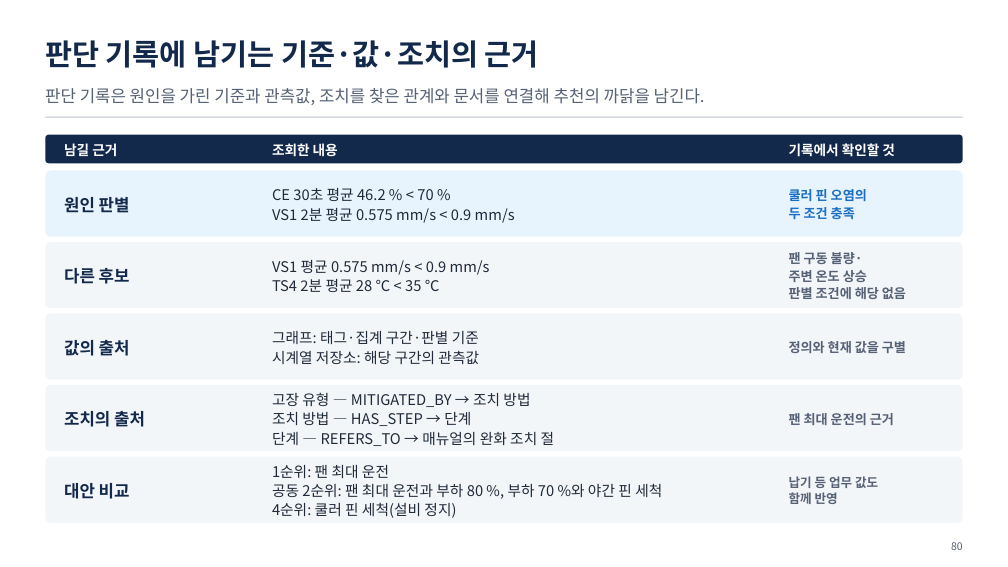
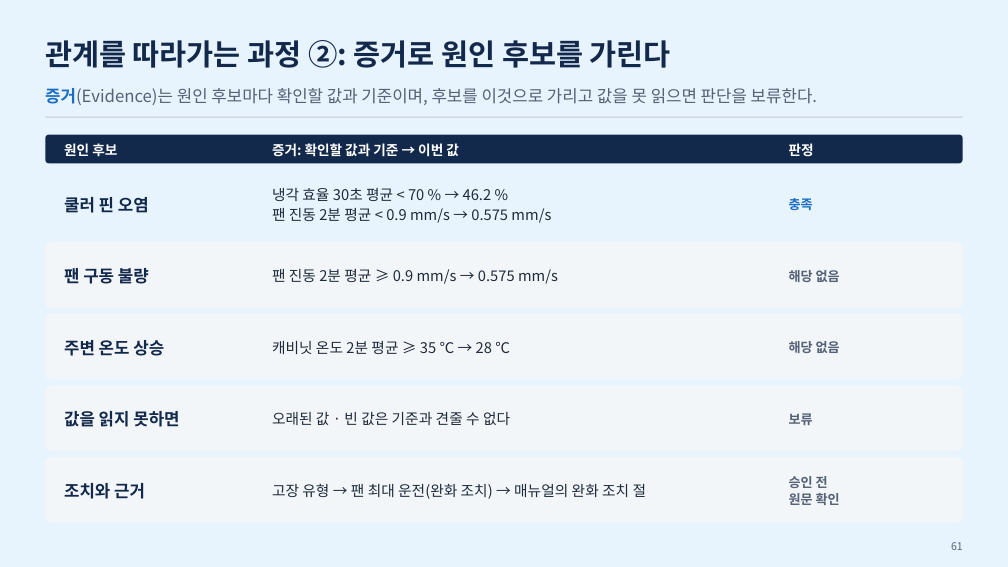
Before and after one commit to uengine-oss/hyd-iot-edu, a slide deck: slide 61 of workspace/강의제작/산출물/실전반/이론/01회차/실전반_01일차.pptx (slide 80 before the commit). Drawn at 1008x567 pixels with LibreOffice and Linux fonts; fonts in the diff are those of the drawing. Boxes give left, top, right and bottom in pixels: in the first picture for what was removed or moved away, otherwise in the second. Text is boxed around its words. In the diff, an @@ line names an element or a change of style, - is before the commit and + after.

Commit message:
실전반 1회차를 통합반 확정판과 같게: 조립.py 덱 원고 74장 · PPTX(표지 과정 이름만) · 대본 세 편(머리만) · 구성

```diff
--- a/workspace/강의제작/산출물/실전반/이론/01회차/실전반_01일차.pptx
+++ b/workspace/강의제작/산출물/실전반/이론/01회차/실전반_01일차.pptx
@@ background #FFFFFF to #E7F3FD @@
@@ text at <box>45,40,671,68</box>: text changed @@
-판단 기록에 남기는 기준·값·조치의 근거
+관계를 따라가는 과정 ②: 증거로 원인 후보를 가린다
@@ text at <box>45,88,817,105</box>: text changed @@
-판단 기록은 원인을 가린 기준과 관측값, 조치를 찾은 관계와 문서를 연결해 추천의 까닭을 남긴다.
+증거(Evidence)는 원인 후보마다 확인할 값과 기준이며, 후보를 이것으로 가리고 값을 못 읽으면 판단을 보류한다.
@@ text at <box>64,143,117,157</box>: text changed @@
-남길 근거
+원인 후보
@@ text at <box>272,143,459,157</box>: text changed @@
-조회한 내용
+증거: 확인할 값과 기준 → 이번 값
@@ text at <box>789,143,814,157</box>: text changed @@
-기록에서 확인할 것
+판정
@@ text at <box>64,197,149,213</box>: text changed @@
-원인 판별
+쿨러 핀 오염
@@ text at <box>272,188,551,223</box>: text changed @@
-CE 30초 평균 46.2 % < 70 %
-VS1 2분 평균 0.575 mm/s < 0.9 mm/s
+냉각 효율 30초 평균 < 70 % → 46.2 %
+팬 진동 2분 평균 < 0.9 mm/s → 0.575 mm/s
@@ text at <box>789,198,813,210</box>: text changed @@
-쿨러 핀 오염의
-두 조건 충족
+충족
@@ text at <box>64,265,149,287</box>: text changed @@
-다른 후보
+팬 구동 불량
@@ text at <box>272,269,558,284</box>: text changed @@
-VS1 평균 0.575 mm/s < 0.9 mm/s
-TS4 2분 평균 28 ℃ < 35 ℃
+팬 진동 2분 평균 ≥ 0.9 mm/s → 0.575 mm/s
@@ text at <box>789,270,840,282</box>: text changed @@
-팬 구동 불량·
-주변 온도 상승
-판별 조건에 해당 없음
+해당 없음
@@ text at <box>64,340,164,356</box>: text changed @@
-값의 출처
+주변 온도 상승
@@ text at <box>272,341,510,354</box>: text changed @@
-그래프: 태그·집계 구간·판별 기준
-시계열 저장소: 해당 구간의 관측값
+캐비닛 온도 2분 평균 ≥ 35 ℃ → 28 ℃
@@ text at <box>789,341,840,353</box>: text changed @@
-정의와 현재 값을 구별
+해당 없음
@@ text at <box>64,411,179,427</box>: text changed @@
-조치의 출처
+값을 읽지 못하면
@@ text at <box>272,412,510,425</box>: text changed @@
-고장 유형 — MITIGATED_BY → 조치 방법
-조치 방법 — HAS_STEP → 단계
-단계 — REFERS_TO → 매뉴얼의 완화 조치 절
+오래된 값 · 빈 값은 기준과 견줄 수 없다
@@ text at <box>789,413,813,425</box>: text changed @@
-팬 최대 운전의 근거
+보류
@@ text at <box>789,476,840,505</box>: text changed; size 12 to 12.5 pt @@
-납기 등 업무 값도
-함께 반영
+승인 전
+원문 확인
@@ text at <box>64,483,145,499</box>: text changed @@
-대안 비교
+조치와 근거
@@ text at <box>272,483,647,499</box>: text changed @@
-1순위: 팬 최대 운전
-공동 2순위: 팬 최대 운전과 부하 80 %, 부하 70 %와 야간 핀 세척
-4순위: 쿨러 핀 세척(설비 정지)
+고장 유형 → 팬 최대 운전(완화 조치) → 매뉴얼의 완화 조치 절
@@ text at <box>951,542,963,550</box>: text changed @@
-80
+61
```
Also in this commit, not shown: 42 other slides changed, 27 slides added, 43 slides removed, 9 other files.
